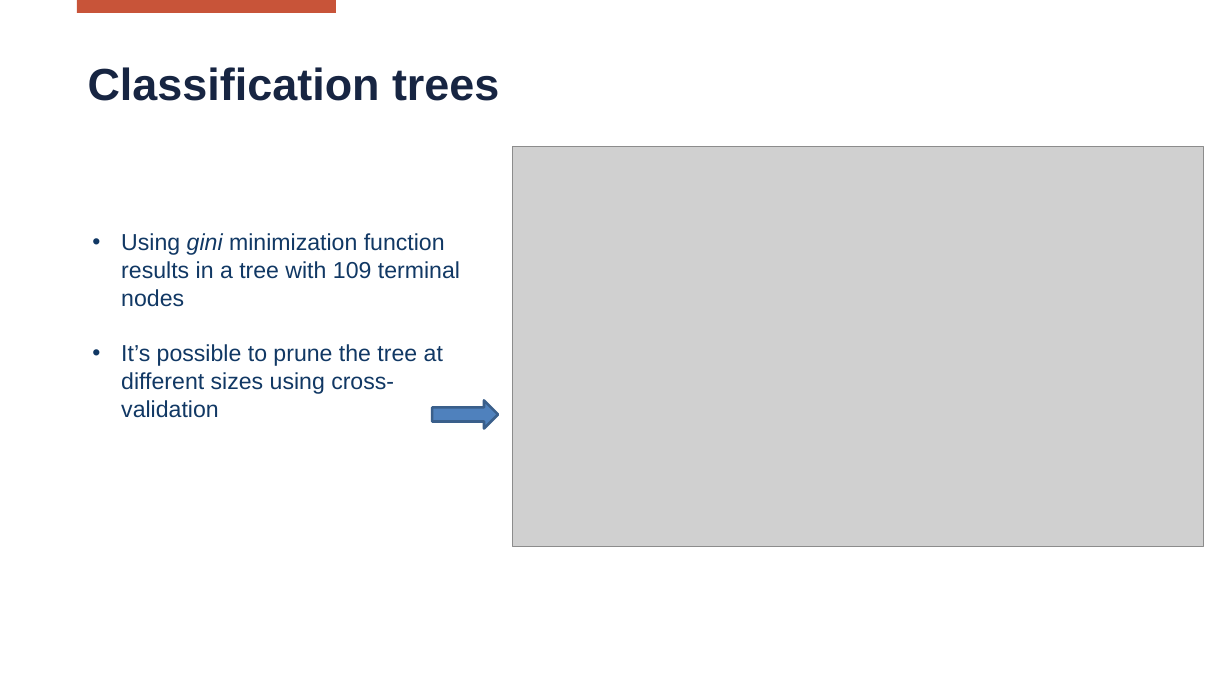
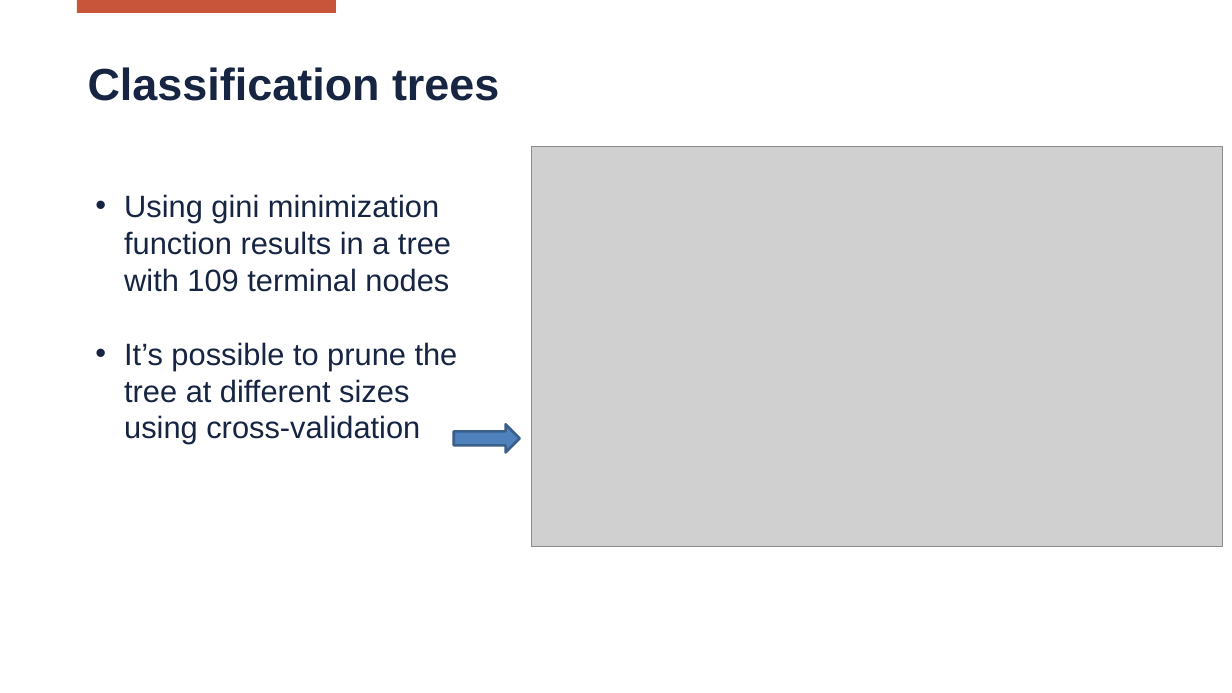
Before and after one commit to Matteo-Locatelli/SL_Project_2223, a slide deck: slide 30 of reports/Presentation.pptx. Drawn at 1232x693 pixels with LibreOffice and Linux fonts; fonts in the diff are those of the drawing; grey boxes stand for pictures; background and template pictures are left out. Boxes give left, top, right and bottom in pixels: in the first picture for what was removed or moved away, otherwise in the second. Text is boxed around its words. In the diff, an @@ line names an element or a change of style, - is before the commit and + after.

```diff
--- a/reports/Presentation.pptx
+++ b/reports/Presentation.pptx
@@ picture moved from (x1=513, y1=146, x2=1204, y2=546) to (x1=531, y1=146, x2=1223, y2=546) @@
@@ text "Using gini minimization function results ..." moved from (x1=121, y1=233, x2=460, y2=418) to (x1=124, y1=194, x2=458, y2=444) @@
@@ text "Using gini minimization function results ..." at (x1=124, y1=194, x2=458, y2=444): size 18 to 24 pt, text colour #113864 to #172542; italic off in "gini" @@
@@ right arrow moved from (x1=433, y1=400, x2=498, y2=428) to (x1=454, y1=424, x2=519, y2=452) @@
```
Also in this commit, not shown: 33 other slides changed.
